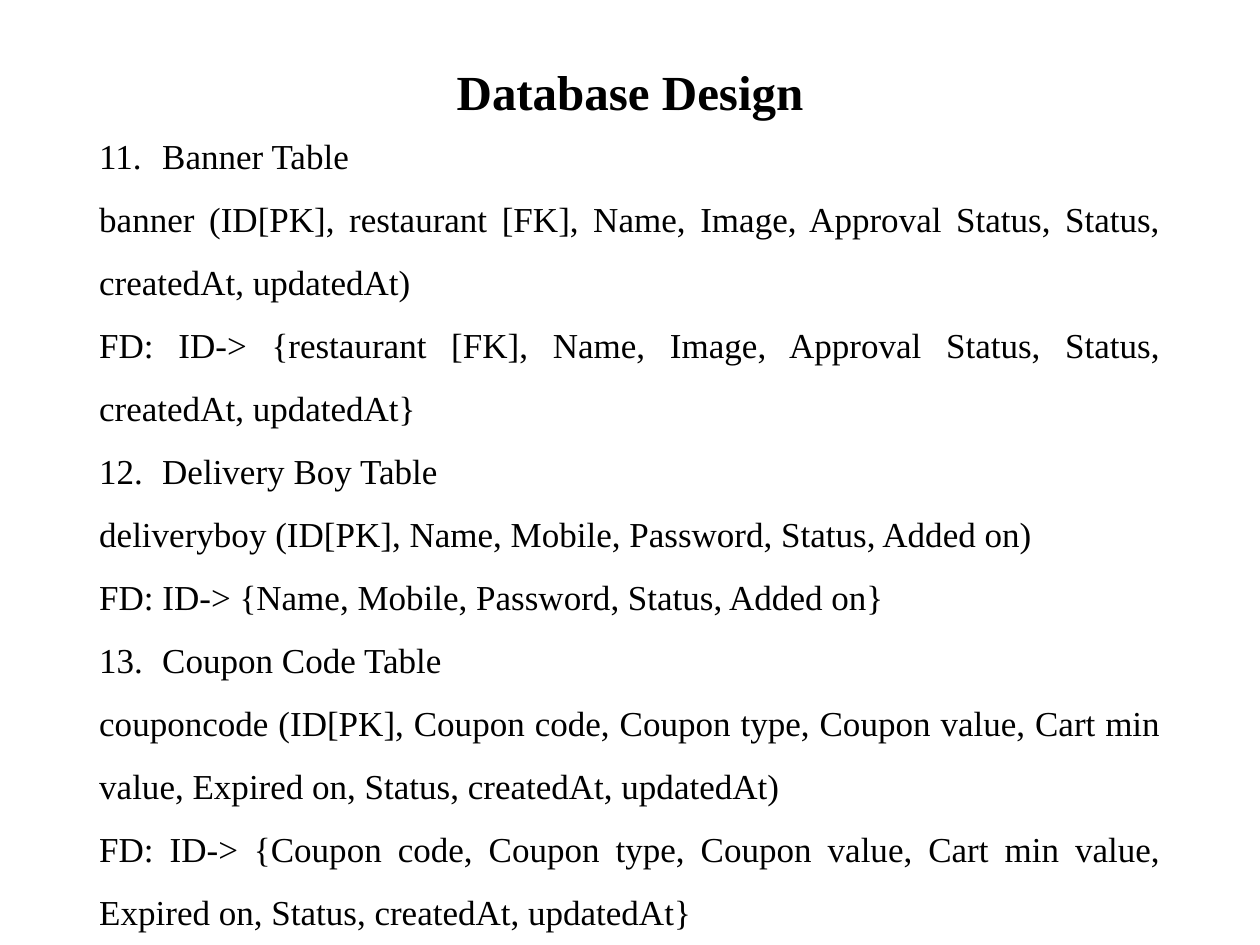
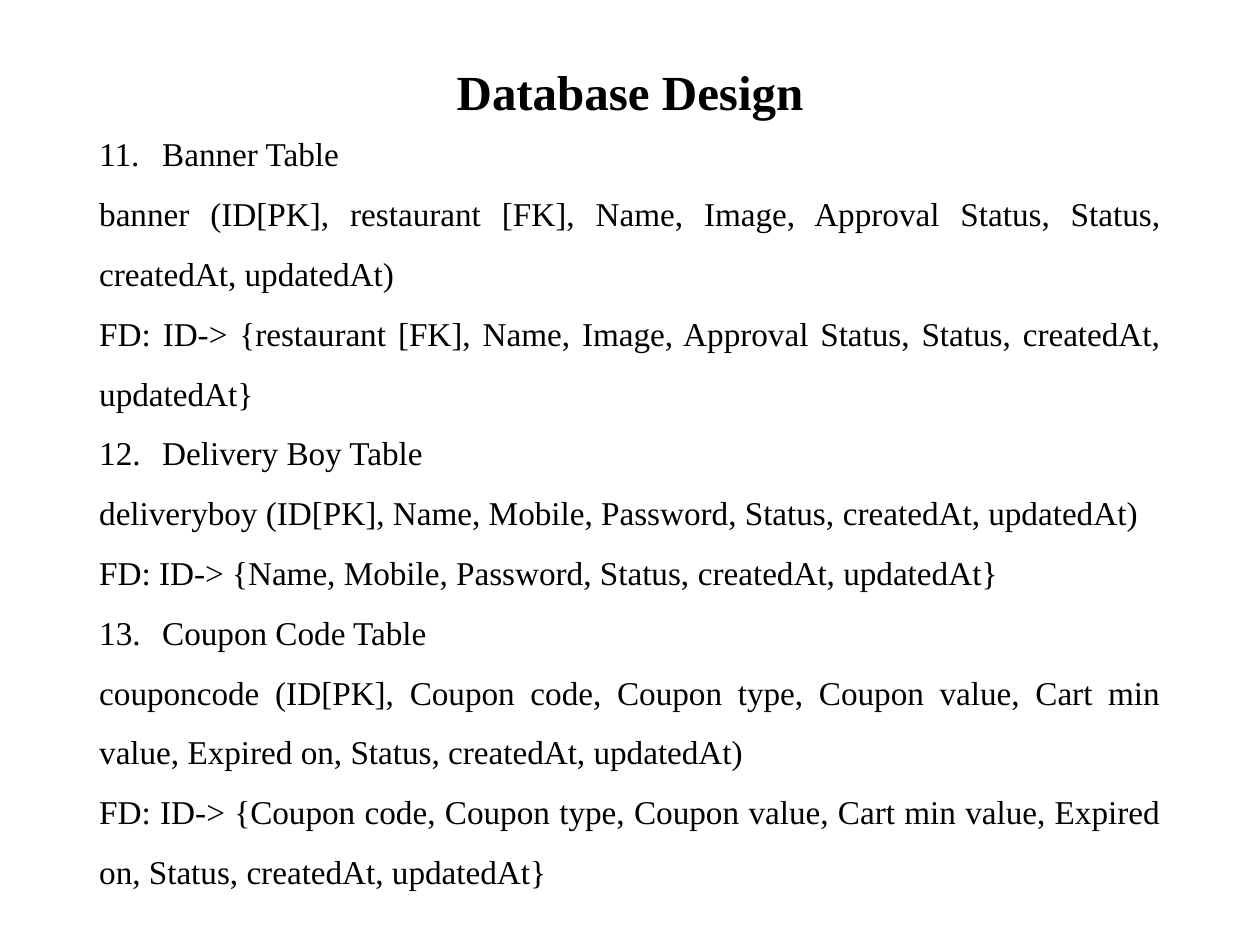
Before and after one commit to PatelMeet4744/Billy, a slide deck: slide 19 of Document/PPT/Billy.pptx. Drawn at 1260x945 pixels with LibreOffice and Linux fonts; fonts in the diff are those of the drawing. Boxes give left, top, right and bottom in pixels: in the first picture for what was removed or moved away, otherwise in the second. Text is boxed around its words. In the diff, an @@ line names an element or a change of style, - is before the commit and + after.

```diff
--- a/Document/PPT/Billy.pptx
+++ b/Document/PPT/Billy.pptx
@@ text at <box>99,143,1160,891</box>: size 20 to 19 pt in "Banner Table", "banner (ID[PK], restaurant [FK], Name, Image, Approval ...", "FD: ID-> {restaurant [FK], Name, Image, Approval ...", "Delivery Boy Table" and 3 more places @@
@@ text at <box>99,502,1137,592</box>: text changed; size 20 to 19 pt @@
-deliveryboy (ID[PK], Name, Mobile, Password, Status, Added on)
-FD: ID-> {Name, Mobile, Password, Status, Added on}
+deliveryboy (ID[PK], Name, Mobile, Password, Status, createdAt, updatedAt)
+FD: ID-> {Name, Mobile, Password, Status, createdAt, updatedAt}
```
Also in this commit, not shown: 6 other slides changed, 1 slide added.
